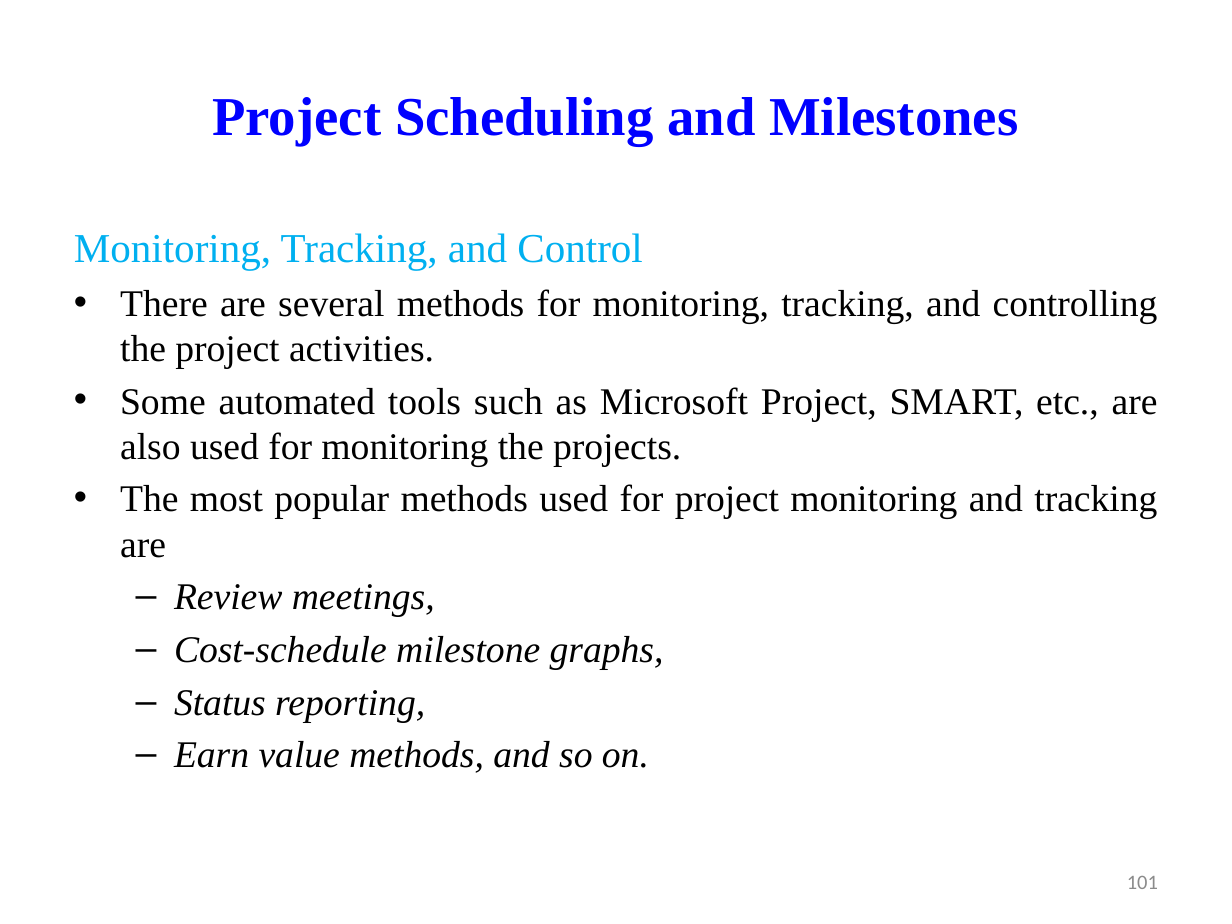
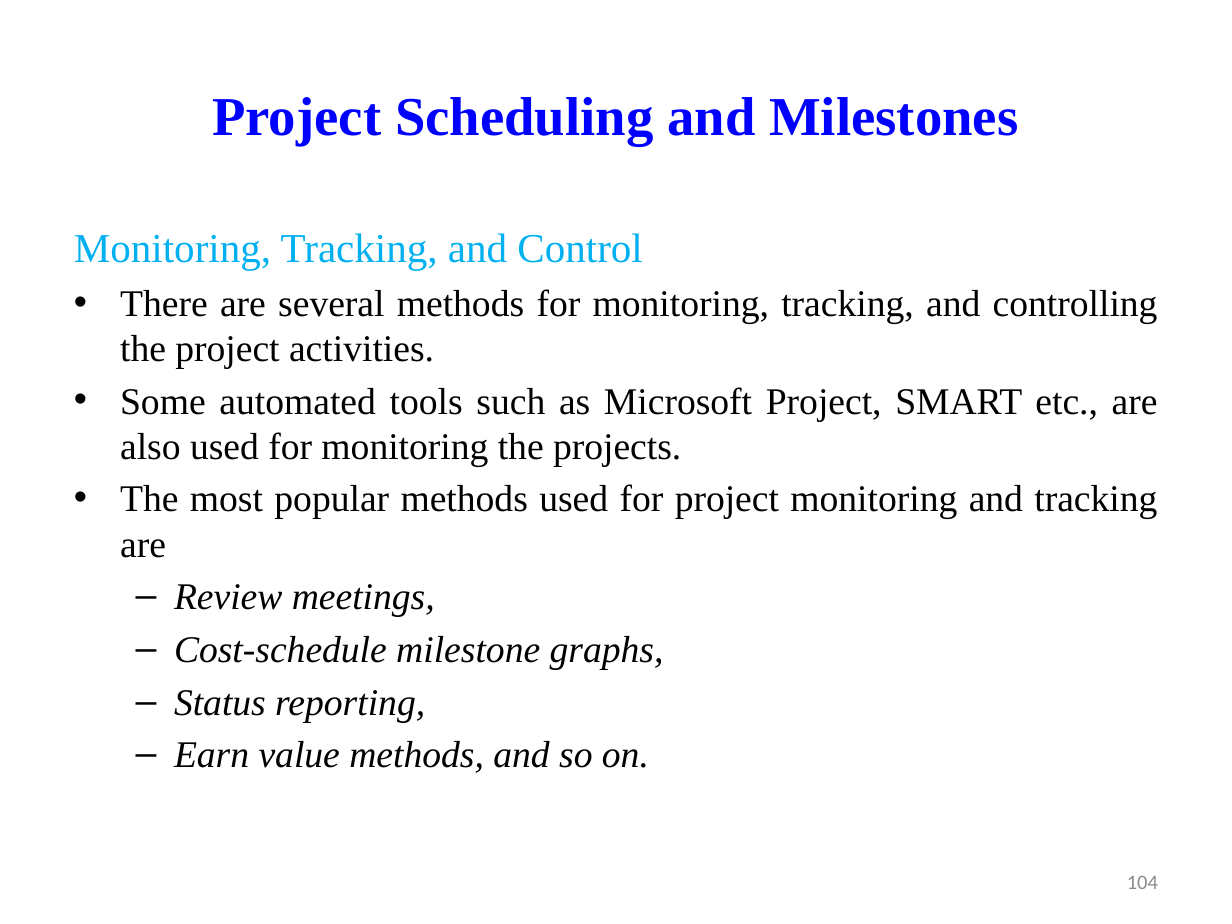
Before and after one commit to rohitbhure65/MTECH, a slide deck: slide 104 of MTECH NOTES AND PPT/Information System Design/L5- Project Planning and Estimation.pptx (slide 101 before the commit). Drawn at 1232x924 pixels with LibreOffice and Linux fonts; fonts in the diff are those of the drawing. Boxes give left, top, right and bottom in pixels: in the first picture for what was removed or moved away, otherwise in the second. Text is boxed around its words. In the diff, an @@ line names an element or a change of style, - is before the commit and + after.

```diff
--- a/MTECH NOTES AND PPT/Information System Design/L5- Project Planning and Estimation.pptx
+++ b/MTECH NOTES AND PPT/Information System Design/L5- Project Planning and Estimation.pptx
@@ text at bbox=[120, 387, 1158, 467]: text changed @@
-• Some automated tools such as Microsoft Project, SMART, etc., are also used for monitoring the projects.
+• Some automated tools such as Microsoft Project, SMART etc., are also used for monitoring the projects.
@@ page number at bbox=[1127, 876, 1158, 889]: text changed @@
-101
+104
```
Also in this commit, not shown: 5 other slides changed, 3 slides added, 5 other files.
